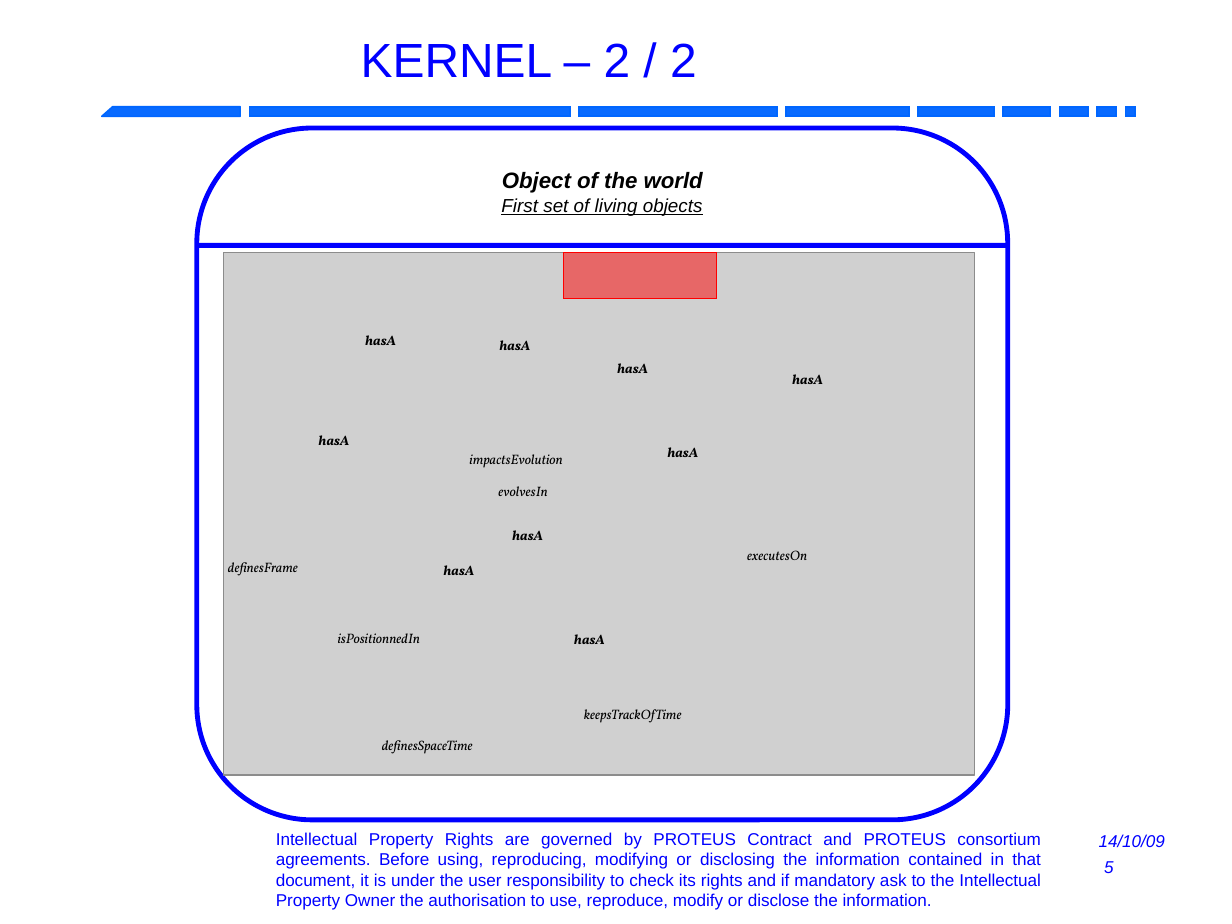
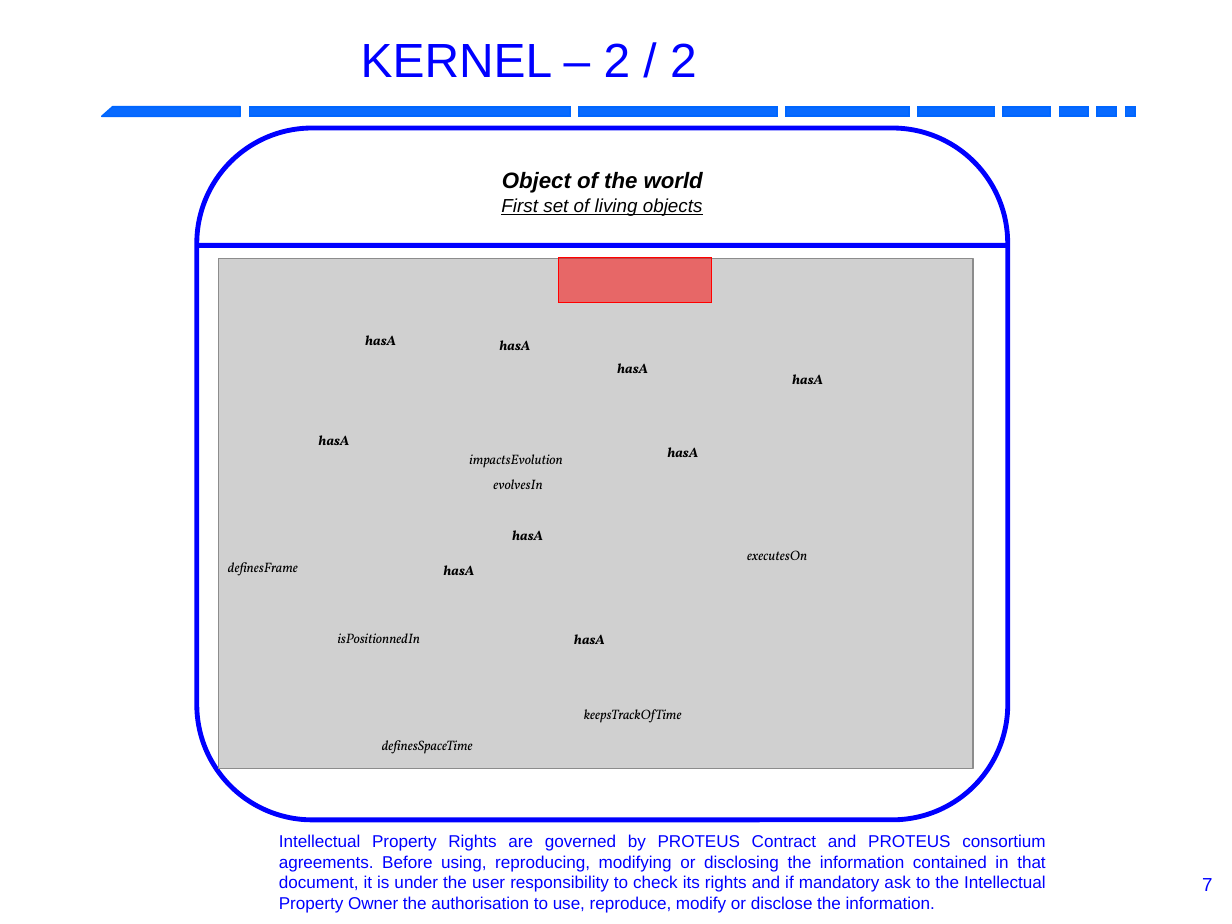
Before and after one commit to RobotML/RobotML, a slide deck: slide 7 of Ontologies/ORA/Meetings/20131103-IROS-Tokyo/R4.1.6-P5.9-ARoboticOntology.odp (slide 5 before the commit). Drawn at 1232x924 pixels with LibreOffice and Linux fonts; fonts in the diff are those of the drawing; grey boxes stand for pictures; background and template pictures are left out. Boxes give left, top, right and bottom in pixels: in the first picture for what was removed or moved away, otherwise in the second. Text is boxed around its words. In the diff, an @@ line names an element or a change of style, - is before the commit and + after.

```diff
--- a/Ontologies/ORA/Meetings/20131103-IROS-Tokyo/R4.1.6-P5.9-ARoboticOntology.odp
+++ b/Ontologies/ORA/Meetings/20131103-IROS-Tokyo/R4.1.6-P5.9-ARoboticOntology.odp
@@ picture: place and size @@
-picture at (223,253,975,775)
+picture at (218,259,972,769)
@@ rectangle: place and size @@
-rectangle at (563,253,716,298)
+rectangle at (559,257,712,303)
@@ text "evolvesIn": place and size @@
-text "evolvesIn" at (498,486,547,496)
+text "evolvesIn" at (493,479,542,489)
@@ text "Intellectual Property Rights are governed ...": place and size @@
-text "Intellectual Property Rights are governed ..." at (276,832,1041,910)
+text "Intellectual Property Rights are governed ..." at (279,834,1046,913)
@@ text removed at (1099,834,1165,847) @@
-14/10/09
@@ page number removed at (1104,861,1114,873) @@
-5
@@ page number added at (1202,878,1212,891), 11 pt, text #0000FF @@
+7
```
Also in this commit, not shown: 11 other slides changed, 4 slides added, 20 slides removed, 35 other files.
